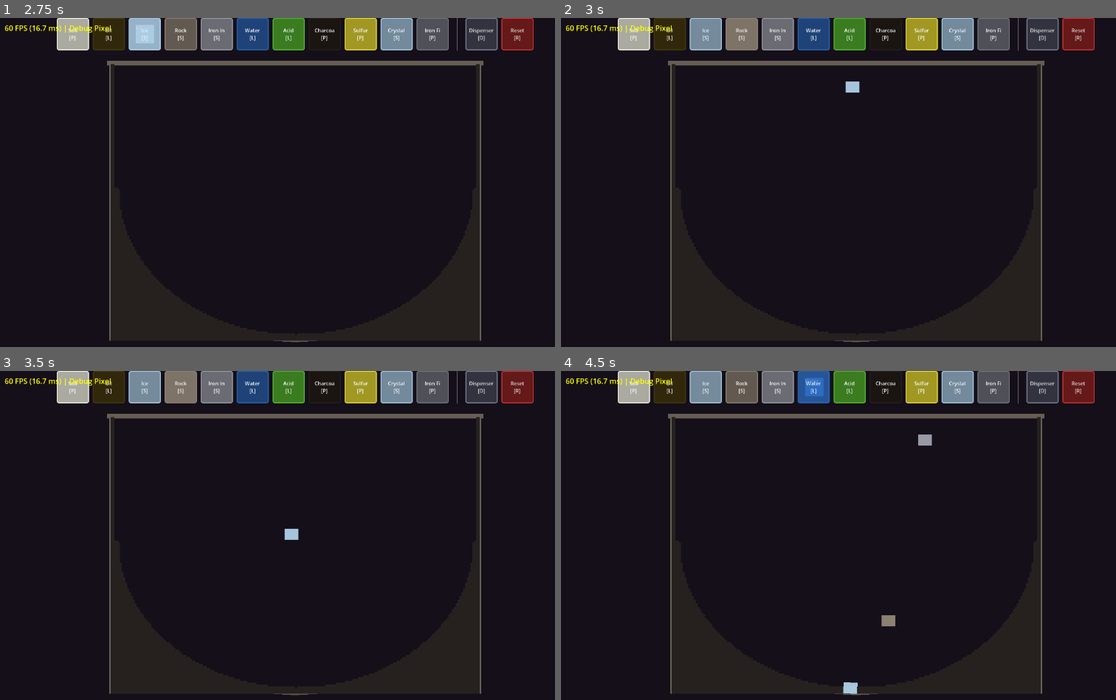
Above: before the commit, frames 1-4 (two rows, left to right).
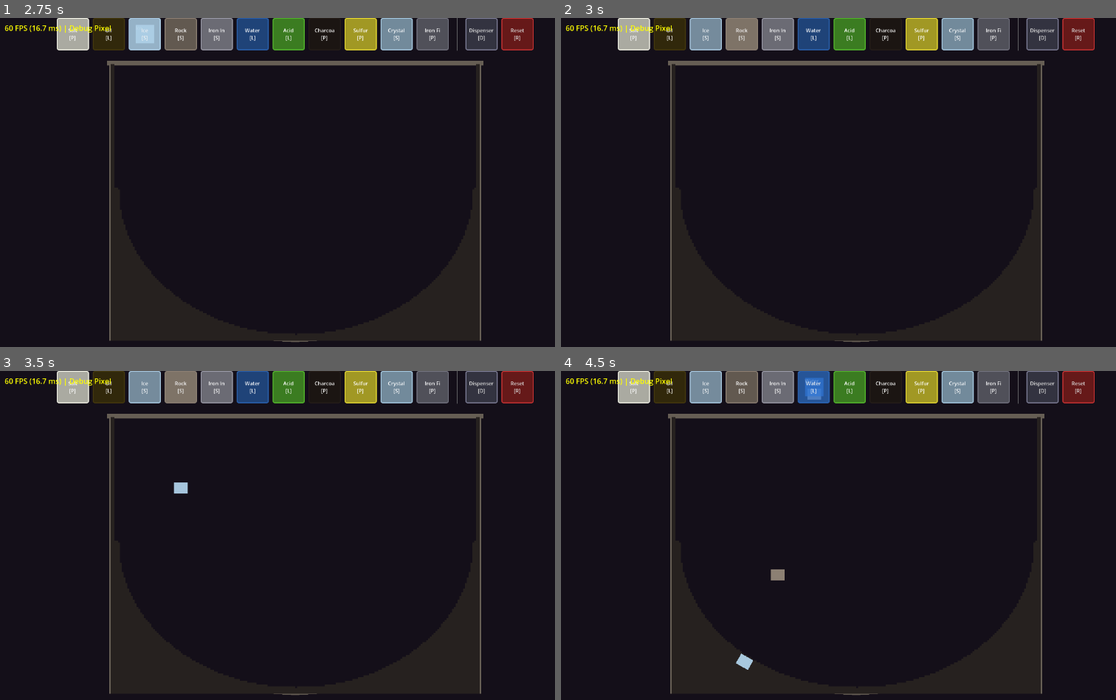
Above: after the commit, the same moments.

Repository: zholobov/alchemy-proto
Game: Godot game, scene res://src/main.tscn
Same seed, same stepped clock (60 frames per second), same inputs: the game is played once before the commit and once after it.
Inputs:
- Up to frame 1 (2.75 s): click "Salt [P]" at 0.5 s; click "Oil [L]" at 1.25 s; click "Ice [S]" at 2 s
- Up to frame 2 (3 s): click "Rock [S]" at 2.75 s
- Up to frame 3 (3.5 s): no input
- Up to frame 4 (4.5 s): click "Iron In [S]" at 3.5 s; click "Water [L]" at 4.25 s

Frame 1 is identical in both runs. In frame 2, less than 0.1% of the frame differs, in the area x 51-54%, y 19-23%; in frame 3, 0.2%; in frame 4, 0.5%, in the area x 31-67%, y 7-99%.
Error in both runs: Cannot call method 'buffer_update' on a null value. (res://src/simulation/gpu_simulation.gd:248)

Commit message:
fix: convert global screen position to local for rigid body spawn

Diff:
--- a/src/simulation/rigid_body_mgr.gd
+++ b/src/simulation/rigid_body_mgr.gd
@@ -28,7 +28,7 @@
 	var body := RigidBody2D.new()
 	body.mass = substance.density * 0.5
 	body.gravity_scale = 1.0
-	body.position = screen_pos
+	body.position = screen_pos - receptacle_position
 
 	var collision := CollisionShape2D.new()
 	var shape := RectangleShape2D.new()
